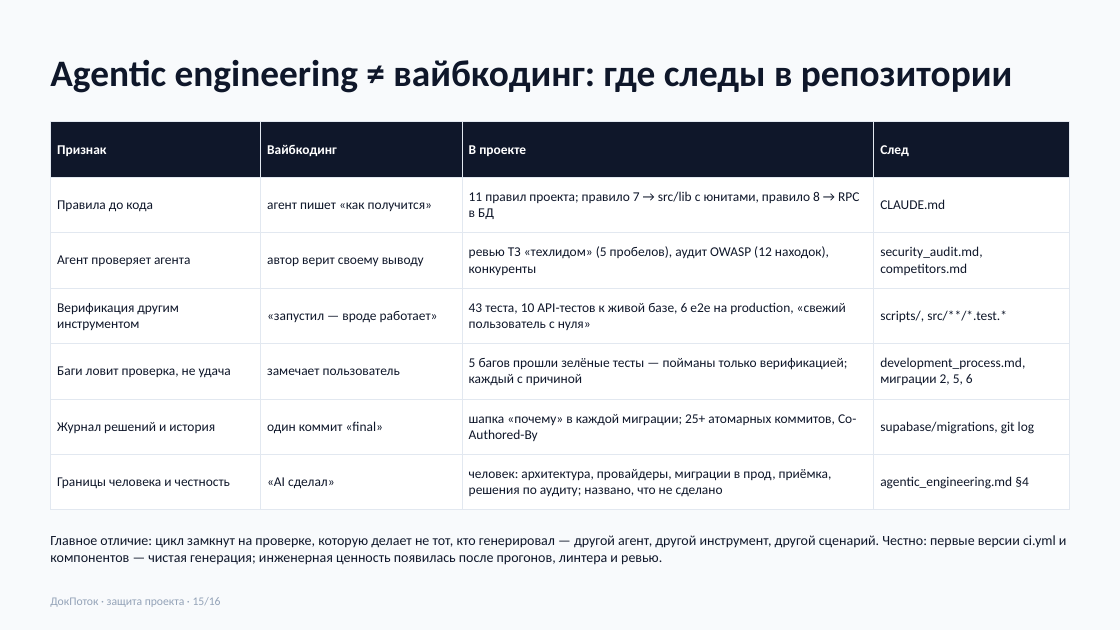
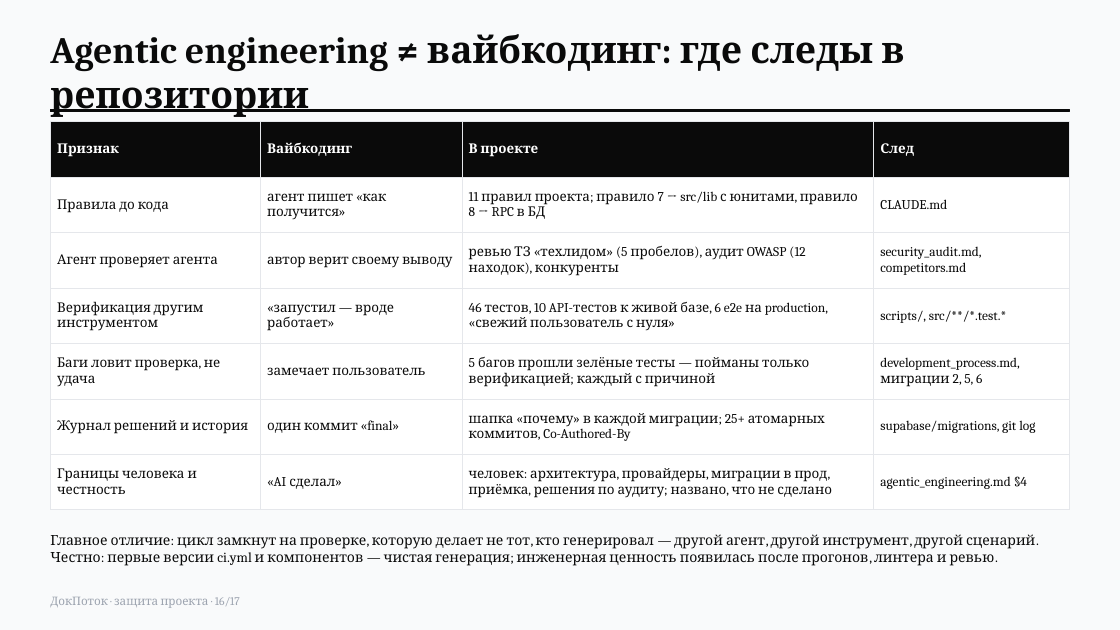
Before and after one commit to topchiiaa-eng/docflow, a slide deck: slide 16 of docs/presentation.pptx (slide 15 before the commit). Drawn at 1120x630 pixels with LibreOffice and Linux fonts; fonts in the diff are those of the drawing. Boxes give left, top, right and bottom in pixels: in the first picture for what was removed or moved away, otherwise in the second. Text is boxed around its words. In the diff, an @@ line names an element or a change of style, - is before the commit and + after.

```diff
--- a/docs/presentation.pptx
+++ b/docs/presentation.pptx
@@ background #F8FAFC to #F9FAFB @@
@@ text "Agentic engineering ≠ вайбкодинг: где ..." at bbox=[50, 34, 905, 117]: font Calibri to Cambria, text colour #0F172A to #0A0A0A @@
@@ rectangle added at bbox=[50, 109, 1070, 112], fill #0A0A0A, outline #0A0A0A 1 pt @@
@@ table at bbox=[50, 122, 1070, 502] @@
-row 4, column 3: 43 теста, 10 API-тестов к живой базе, 6 e2e на production, «свежий пользователь с нуля»
+row 4, column 3: 46 тестов, 10 API-тестов к живой базе, 6 e2e на production, «свежий пользователь с нуля»
@@ fill #0F172A to #0A0A0A in row 1 @@
@@ font Calibri to Cambria @@
@@ text colour #0F172A to #0A0A0A in "Правила до кода", "агент пишет «как получится»", "11 правил проекта; правило 7 → src/lib ...", "CLAUDE.md" and 19 more places @@
@@ borders changed @@
@@ text "Главное отличие: цикл замкнут на ..." at bbox=[50, 534, 1035, 566]: font Calibri to Cambria, text colour #0F172A to #0A0A0A @@
@@ text at bbox=[50, 597, 240, 608]: text changed; font Calibri to Cambria; text colour #94A3B8 to #9CA3AF @@
-ДокПоток · защита проекта · 15/16
+ДокПоток · защита проекта · 16/17
```
Also in this commit, not shown: 15 other slides changed, 1 slide added, 12 other files.
